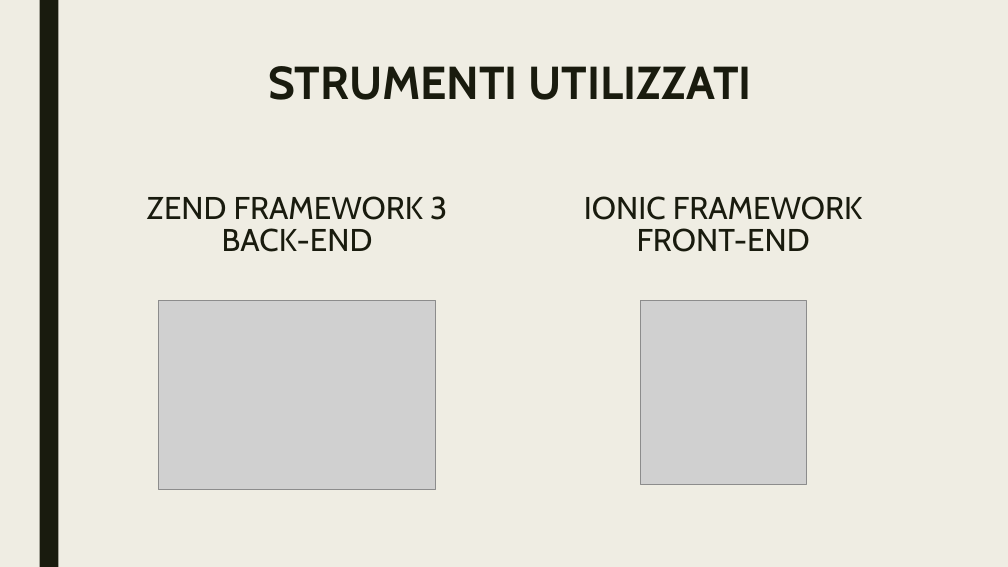
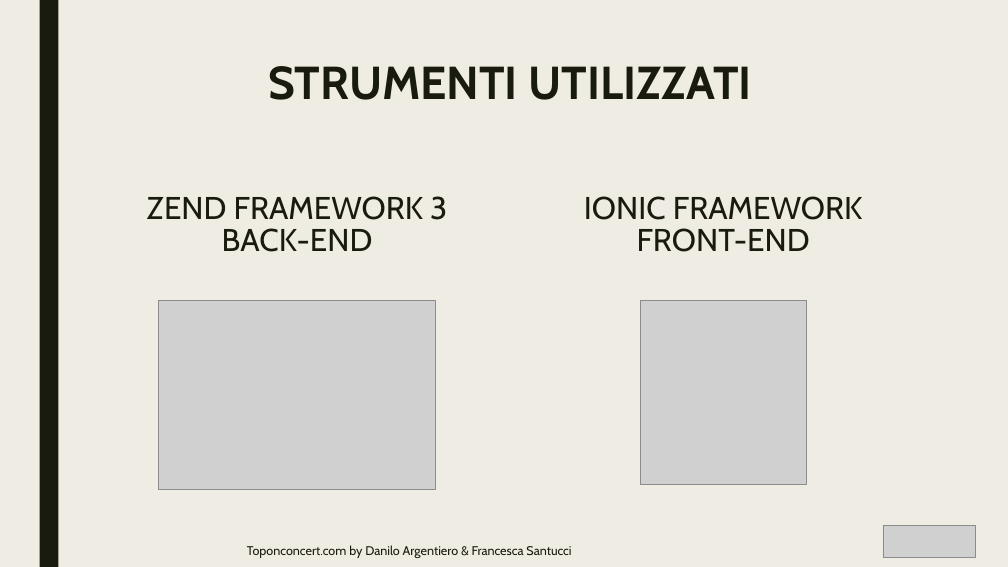
Before and after one commit to MaySantucci/TopOnConcert, a slide deck: slide 3 of documentation/top on concert.pptx. Drawn at 1008x567 pixels with LibreOffice and Linux fonts; fonts in the diff are those of the drawing; grey boxes stand for pictures. Boxes give left, top, right and bottom in pixels: in the first picture for what was removed or moved away, otherwise in the second. Text is boxed around its words. In the diff, an @@ line names an element or a change of style, - is before the commit and + after.

```diff
--- a/documentation/top on concert.pptx
+++ b/documentation/top on concert.pptx
@@ picture added at box(883, 526, 975, 558) @@
@@ text added at box(247, 545, 571, 558), 12 pt, text #191B0E @@
+Toponconcert.com by Danilo Argentiero & Francesca Santucci
```
Also in this commit, not shown: 7 other slides changed, 8 other files.
